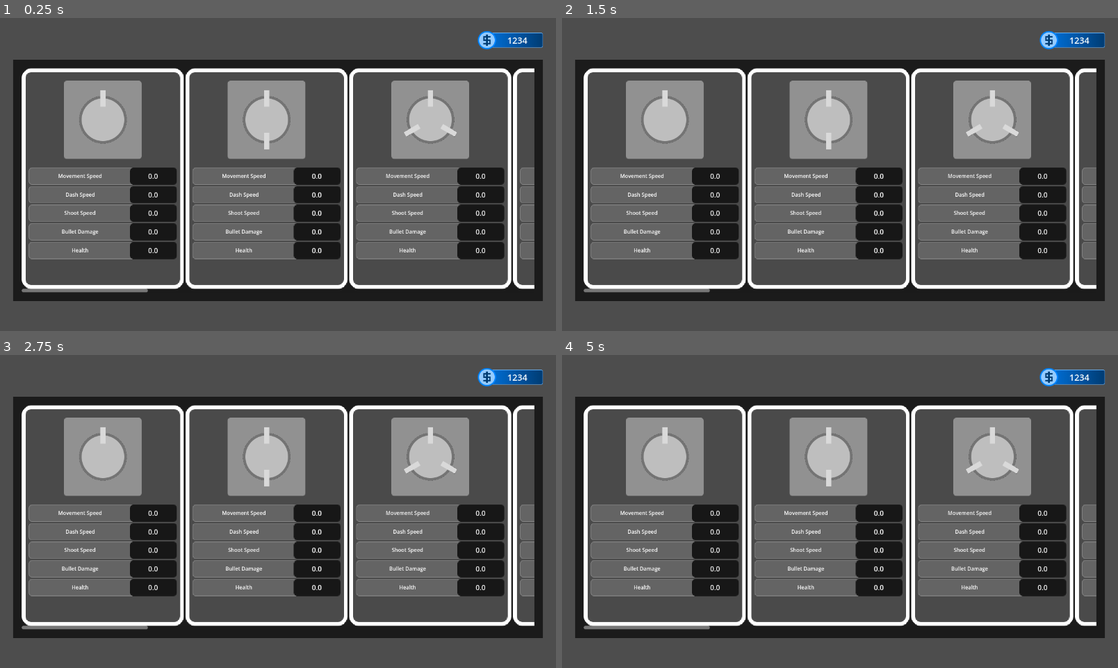
Above: before the commit, frames 1-4 (two rows, left to right).
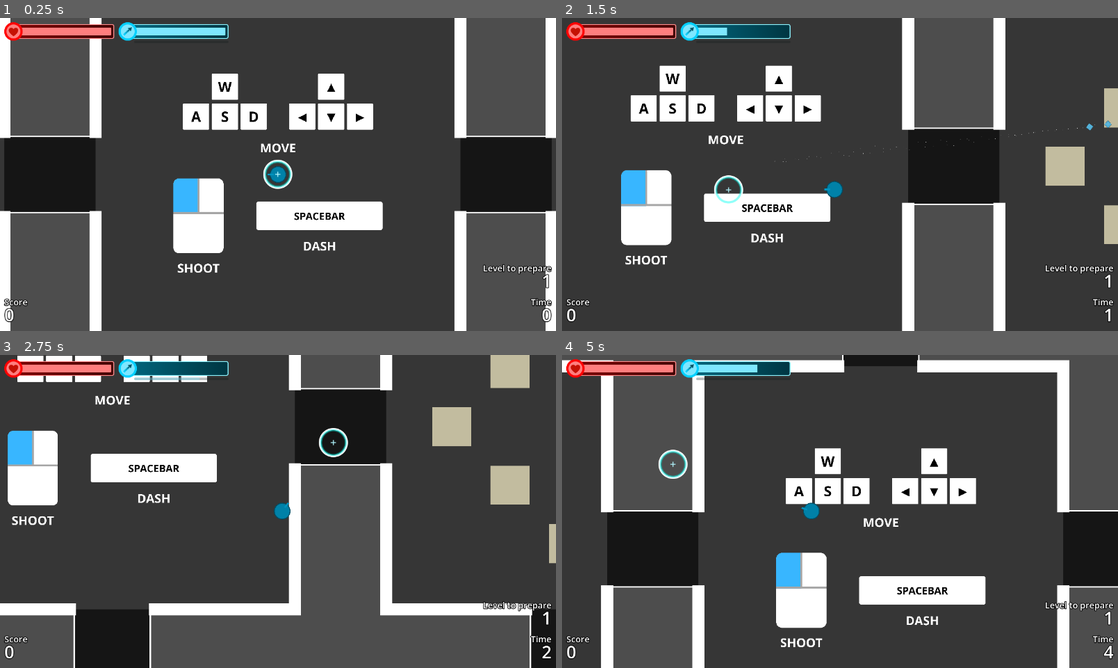
Above: after the commit, the same moments.

Repository: doanryderrhythm/thesis-1-vng-game
Game: Godot game, scene res://scenes/main_scenes/play_scene.tscn
Same seed, same stepped clock (60 frames per second), same inputs: the game is played once before the commit and once after it. Before the commit the project starts from res://scenes/main_scenes/shop_scene.tscn.
Inputs (mouse positions are in pixels of both pictures, inside the frame that each line leads up to):
- Up to frame 1 (0.25 s): no input
- Up to frame 2 (1.5 s): tap Enter at 0.5 s; move the mouse to (962, 158) at 0.52 s; hold Right (right) 0.53-1.28 s; tap Space (dash) at 0.6, 1.35 s; click (962, 158) at 0.67 s; move the mouse to (728, 190) at 1.27 s; hold Down (down) from 1.28 s (still down)
- Up to frame 3 (2.75 s): move the mouse to (333, 442) at 2.02 s; release Down (down) at 2.03 s; hold Right (right) from 2.03 s (still down); tap Space (dash) at 2.1 s
- Up to frame 4 (5 s): move the mouse to (812, 574) at 2.77 s; release Right (right) at 2.78 s; hold Up (up) 2.78-3.53 s; tap Space (dash) at 2.85, 3.6, 4.35 s; click (812, 574) at 2.92 s; move the mouse to (1006, 558) at 3.52 s; hold Left (left) from 3.53 s (still down); move the mouse to (673, 464) at 4.27 s

The runs differ from the first frame. In frame 1, 57% of the frame differs, in the area x 0-100%, y 0-100%; in frame 2, 54%; in frame 3, 62%; in frame 4, 59%.

Commit message:
Added visual points to the lazer

Diff:
--- a/untitled-thesis-1-game/project.godot
+++ b/untitled-thesis-1-game/project.godot
@@ -11,7 +11,7 @@
 [application]
 
 config/name="Untitled Thesis 1 GAME"
-run/main_scene="uid://cl6xpd7qlb36r"
+run/main_scene="uid://7hve4728seki"
 config/features=PackedStringArray("4.6", "GL Compatibility")
 config/icon="res://icon.svg"
 
--- a/untitled-thesis-1-game/resources/stages/stage_stats_0.tres
+++ b/untitled-thesis-1-game/resources/stages/stage_stats_0.tres
@@ -8,3 +8,7 @@
 phase_count = 1
 min_enemy = 1
 max_enemy = 2
+is_lazer = true
+lazer_spawn_rate = 2.0
+lazer_warn_time = 2.0
+lazer_stay_time = 1.5
--- a/untitled-thesis-1-game/resources/stages/stage_stats_1.tres
+++ b/untitled-thesis-1-game/resources/stages/stage_stats_1.tres
@@ -8,6 +8,10 @@
 phase_count = 1
 min_enemy = 2
 max_enemy = 3
+is_lazer = true
+lazer_spawn_rate = 2.0
+lazer_warn_time = 2.0
+lazer_stay_time = 1.5
 bomb_spawn_rate = 1.0
 bomb_warn_time = 1.0
 bomb_stay_time = 1.0
--- a/untitled-thesis-1-game/scenes/lazers/lazer_test.tscn
+++ b/untitled-thesis-1-game/scenes/lazers/lazer_test.tscn
@@ -3,9 +3,64 @@
 [ext_resource type="Script" uid="uid://2jniw3exf4mu" path="res://scripts/area_2d/hit_area_2d.gd" id="1_1ulxr"]
 [ext_resource type="Script" uid="uid://buucsp7l5nlbx" path="res://scripts/lazers/base_lazer.gd" id="1_5cyv3"]
 [ext_resource type="AudioStream" uid="uid://dbeo51i4e64wl" path="res://sfx/lazer.wav" id="2_6whbb"]
+[ext_resource type="Texture2D" uid="uid://blmvcbloyiin4" path="res://sprites/effects/glow.png" id="3_5m2v7"]
 
 [sub_resource type="SegmentShape2D" id="SegmentShape2D_6whbb"]
 b = Vector2(0, 0)
+
+[sub_resource type="CanvasItemMaterial" id="CanvasItemMaterial_saxmh"]
+blend_mode = 1
+
+[sub_resource type="Animation" id="Animation_5m2v7"]
+length = 0.001
+tracks/0/type = "value"
+tracks/0/imported = false
+tracks/0/enabled = true
+tracks/0/path = NodePath("LazerPoints/PointA:modulate")
+tracks/0/interp = 1
+tracks/0/loop_wrap = true
+tracks/0/keys = {
+"times": PackedFloat32Array(0),
+"transitions": PackedFloat32Array(1),
+"update": 0,
+"values": [Color(1, 1, 1, 0.6666667)]
+}
+
+[sub_resource type="Animation" id="Animation_saxmh"]
+resource_name = "default"
+length = 0.400005
+loop_mode = 1
+step = 0.05
+tracks/0/type = "value"
+tracks/0/imported = false
+tracks/0/enabled = true
+tracks/0/path = NodePath("LazerPoints/PointA:modulate")
+tracks/0/interp = 1
+tracks/0/loop_wrap = true
+tracks/0/keys = {
+"times": PackedFloat32Array(0, 0.05, 0.1, 0.15, 0.2, 0.25, 0.3, 0.35000002),
+"transitions": PackedFloat32Array(1, 1, 1, 1, 1, 1, 1, 1),
+"update": 1,
+"values": [Color(1, 1, 1, 1), Color(1, 1, 1, 0.6666667), Color(1, 1, 1, 1), Color(1, 1, 1, 0.6666667), Color(1, 1, 1, 1), Color(1, 1, 1, 0.6666667), Color(1, 1, 1, 1), Color(1, 1, 1, 0.6666667)]
+}
+tracks/1/type = "value"
+tracks/1/imported = false
+tracks/1/enabled = true
+tracks/1/path = NodePath("LazerPoints/PointB:modulate")
+tracks/1/interp = 1
+tracks/1/loop_wrap = true
+tracks/1/keys = {
+"times": PackedFloat32Array(0, 0.05, 0.1, 0.15, 0.2, 0.25, 0.3, 0.35000002),
+"transitions": PackedFloat32Array(1, 1, 1, 1, 1, 1, 1, 1),
+"update": 1,
+"values": [Color(1, 1, 1, 1), Color(1, 1, 1, 0.6666667), Color(1, 1, 1, 1), Color(1, 1, 1, 0.6666667), Color(1, 1, 1, 1), Color(1, 1, 1, 0.6666667), Color(1, 1, 1, 1), Color(1, 1, 1, 0.6666667)]
+}
+
+[sub_resource type="AnimationLibrary" id="AnimationLibrary_lm0nn"]
+_data = {
+&"RESET": SubResource("Animation_5m2v7"),
+&"default": SubResource("Animation_saxmh")
+}
 
 [node name="LazerTest" type="Node2D" unique_id=530482390]
 script = ExtResource("1_5cyv3")
@@ -50,8 +105,24 @@
 shape = SubResource("SegmentShape2D_6whbb")
 debug_color = Color(1, 0, 0, 0.41960785)
 
+[node name="LazerPoints" type="Node2D" parent="." unique_id=1736497768]
+
+[node name="PointA" type="Sprite2D" parent="LazerPoints" unique_id=600428357]
+modulate = Color(1, 1, 1, 0.6666667)
+material = SubResource("CanvasItemMaterial_saxmh")
+scale = Vector2(2.5, 2.5)
+texture = ExtResource("3_5m2v7")
+
+[node name="PointB" type="Sprite2D" parent="LazerPoints" unique_id=2125309306]
+material = SubResource("CanvasItemMaterial_saxmh")
+scale = Vector2(2.5, 2.5)
+texture = ExtResource("3_5m2v7")
+
 [node name="LazerShootAudio" type="AudioStreamPlayer2D" parent="." unique_id=1492291006]
 stream = ExtResource("2_6whbb")
 
+[node name="AnimationPlayer" type="AnimationPlayer" parent="." unique_id=595028583]
+libraries/ = SubResource("AnimationLibrary_lm0nn")
+
 [connection signal="timeout" from="WarningTimer" to="." method="_on_warning_timer_timeout"]
 [connection signal="timeout" from="FinishTimer" to="." method="_on_finish_timer_timeout"]
--- a/untitled-thesis-1-game/scenes/player/player.tscn
+++ b/untitled-thesis-1-game/scenes/player/player.tscn
@@ -6,13 +6,9 @@
 [ext_resource type="PackedScene" uid="uid://vtxwdqpa14io" path="res://scenes/bullets/player_bullet.tscn" id="3_0owmy"]
 [ext_resource type="Script" uid="uid://crv1isw4q5df" path="res://scripts/area_2d/hurt_area_2d.gd" id="3_gmlin"]
 [ext_resource type="Script" uid="uid://2jniw3exf4mu" path="res://scripts/area_2d/hit_area_2d.gd" id="3_lvxji"]
-[ext_resource type="Texture2D" uid="uid://blmvcbloyiin4" path="res://sprites/effects/glow.png" id="5_h17s1"]
 [ext_resource type="AudioStream" uid="uid://r6ubrcbwu6p8" path="res://sfx/player_shoot.wav" id="7_0owmy"]
 [ext_resource type="AudioStream" uid="uid://bglthoh62y2ot" path="res://sfx/player_dash.wav" id="8_5gtgg"]
 [ext_resource type="AudioStream" uid="uid://cn0svmt1f6uuy" path="res://sfx/player_hurt.wav" id="9_h17s1"]
-
-[sub_resource type="CanvasItemMaterial" id="CanvasItemMaterial_je7p5"]
-blend_mode = 1
 
 [sub_resource type="CircleShape2D" id="CircleShape2D_dovo2"]
 radius = 43.0
@@ -92,22 +88,15 @@
 _bullet_scene = ExtResource("3_0owmy")
 health = 100.0
 
-[node name="PlayerGlow" type="Sprite2D" parent="." unique_id=616104901]
-material = SubResource("CanvasItemMaterial_je7p5")
-scale = Vector2(2.75, 2.75)
-texture = ExtResource("5_h17s1")
-
 [node name="Sprite2D" type="Sprite2D" parent="." unique_id=768663192]
 modulate = Color(3.465414e-06, 0.67638296, 0.88230026, 1)
 rotation = 1.5707964
 texture = ExtResource("1_8afob")
 
 [node name="CollisionShape2D" type="CollisionShape2D" parent="." unique_id=1744166195]
-visible = false
 shape = SubResource("CircleShape2D_dovo2")
 
 [node name="StartArea2D" type="Area2D" parent="." unique_id=268927989]
-visible = false
 collision_layer = 2
 collision_mask = 0
 
@@ -116,7 +105,6 @@
 debug_color = Color(0, 0.63632345, 0.41024104, 0.41960785)
 
 [node name="HitAreas" type="Node2D" parent="." unique_id=217046150]
-visible = false
 
 [node name="HitArea2D" type="Area2D" parent="HitAreas" unique_id=2067713978]
 collision_layer = 18
@@ -129,7 +117,6 @@
 debug_color = Color(0.9571369, 0.20984316, 3.85046e-07, 0.41960785)
 
 [node name="HurtAreas" type="Node2D" parent="." unique_id=1943471864]
-visible = false
 
 [node name="TriangleHurtArea2D" type="Area2D" parent="HurtAreas" unique_id=1804987015]
 collision_layer = 0
--- a/untitled-thesis-1-game/scripts/autoload/game_manager.gd
+++ b/untitled-thesis-1-game/scripts/autoload/game_manager.gd
@@ -34,7 +34,7 @@
 var play_time_int: int = 0
 var stage_stats: Array[StageStats]
 
-var is_gameplay: bool = false
+var is_gameplay: bool = true
 
 signal health_change
 signal dash_change
--- a/untitled-thesis-1-game/scripts/lazers/base_lazer.gd
+++ b/untitled-thesis-1-game/scripts/lazers/base_lazer.gd
@@ -3,6 +3,9 @@
 
 @onready var raycast_A: RayCast2D = $RayCasts/RayCastA
 @onready var raycast_B: RayCast2D = $RayCasts/RayCastB
+
+@onready var point_A: Sprite2D = $LazerPoints/PointA
+@onready var point_B: Sprite2D = $LazerPoints/PointB
 
 @onready var warning_lazer: Line2D = $WarningLazer
 @onready var finish_lazer: Line2D = $FinishLazer
@@ -18,6 +21,8 @@
 
 var warning_timer_value: float = 1.5
 var finish_timer_value: float = 1
+
+@onready var anim_player: AnimationPlayer = $AnimationPlayer
 
 var damage: float = 12.5
 
@@ -37,8 +42,9 @@
 	if raycast_A.is_colliding() and raycast_B.is_colliding() and !is_spawned:
 		var pos_A = raycast_A.get_collision_point()
 		var pos_B = raycast_B.get_collision_point()
-		print(pos_A)
-		print(pos_B)
+		point_A.position = to_local(pos_A)
+		point_B.position = to_local(pos_B)
+		anim_player.play("default")
 		warning_lazer.clear_points()
 		warning_lazer.add_point(to_local(pos_A))
 		warning_lazer.add_point(to_local(pos_B))
--- a/untitled-thesis-1-game/scripts/player/player.gd
+++ b/untitled-thesis-1-game/scripts/player/player.gd
@@ -169,7 +169,7 @@
 		is_dead = true
 		GameManager.state_lose_change.emit()
 		self.visible = false
-		self.process_mode = Node.PROCESS_MODE_DISABLED
+		self.call_deferred("set_process_mode", Node.PROCESS_MODE_DISABLED)
 
 func set_invulnerable(is_toggled: bool) -> void:
 	_is_invulnerable = is_toggled
